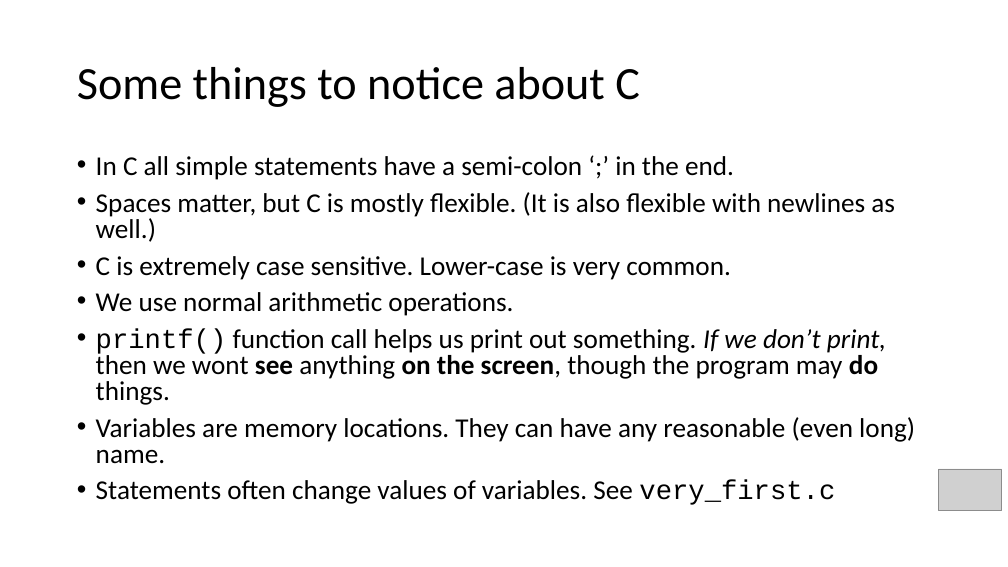
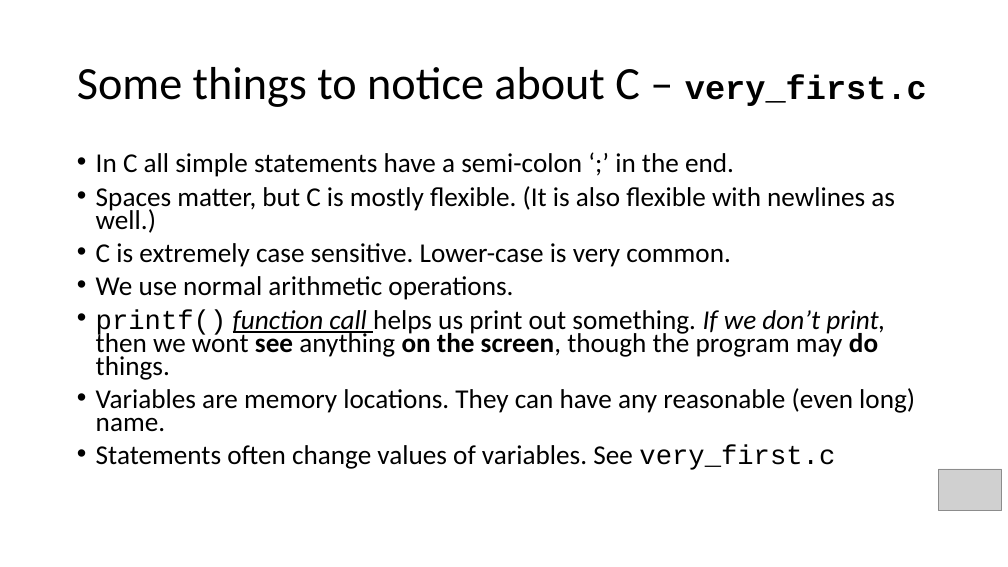
Before and after one commit to rbadrinath/FCP, a slide deck: slide 19 of slides/00-Intro-memory-function.pptx. Drawn at 1008x567 pixels with LibreOffice and Linux fonts; fonts in the diff are those of the drawing; grey boxes stand for pictures. Boxes give left, top, right and bottom in pixels: in the first picture for what was removed or moved away, otherwise in the second. Text is boxed around its words. In the diff, an @@ line names an element or a change of style, - is before the commit and + after.

```diff
--- a/slides/00-Intro-memory-function.pptx
+++ b/slides/00-Intro-memory-function.pptx
@@ title at [77,67,927,107]: text changed @@
-Some things to notice about C
+Some things to notice about C – very_first.c
@@ text "In C all simple statements ..." at [96,153,915,470]: italic on, underline on in "function call"; line spacing 0.8 to 0.7 @@
```
Also in this commit, not shown: 3 other slides changed, 12 other files.
